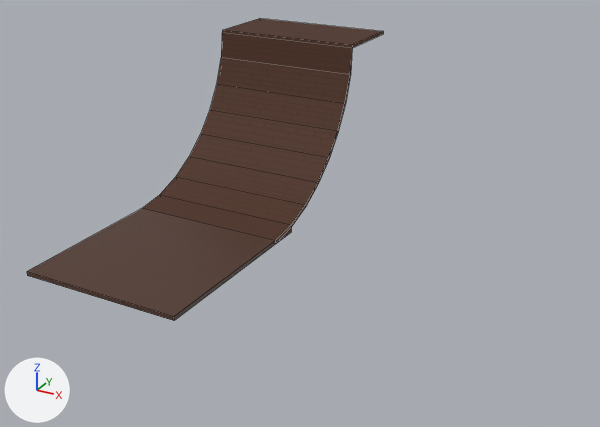
Two versions of the Blender file Assets/World/_Sandbox/Skatepark/Raw/prop_skateset.blend, one commit apart.
Camera for both pictures: a 50 mm lens placed at (22.3, -30.8, 17.3), pointed at (4.6, 1.3, 1.2). The axes (+X, +Y, +Z) are drawn at lower left. The lights are the same throughout. Mesh edges are drawn as thin lines.

In view in the first picture: 'Skate_Floor_8', 'Skate_QuarterPipe', 'Skate_QuarterPipe_Platform'.
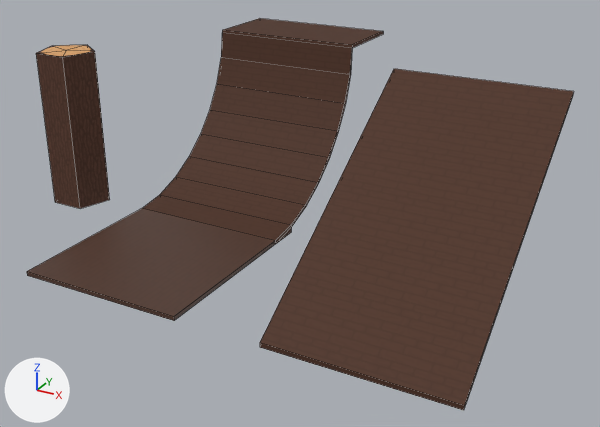
Edits to the bpy script that builds the scene:
```text
Add img_tx_log_cross_200_png:
    img_tx_log_cross_200_png = load_image('tx_log_cross_200.png', '../../../Level0/Materials/Textures/tx_log_cross_200.png', 64, 64, 'sRGB')
Add img_tx_bark_200_png:
    img_tx_bark_200_png = load_image('tx_bark_200.png', '../../../Level0/Materials/Textures/tx_bark_200.png', 64, 64, 'sRGB')
Add mat_log_cross:
    mat_log_cross = bpy.data.materials.new('Log_Cross')
    # colours: white #ffffff
    # uses the picture img_tx_log_cross_200_png
Add mat_bark:
    mat_bark = bpy.data.materials.new('Bark')
    # colours: white #ffffff
    # uses the picture img_tx_bark_200_png
Add me_level2_003:
    me_level2_003.from_pydata(...)  # 11 vertices, 10 faces; spans x -1.43..1.43, y -1.21..1.5, z 0.0..8.0
    # faces by material slot: [5, 5]
    me_level2_003.materials.append(mat_bark)
    me_level2_003.materials.append(mat_log_cross)
Add me_plane_002:
    me_plane_002.from_pydata(...)  # 8 vertices, 6 faces; spans x -4.0..4.0, y -4.0..8.0, z 0.0..8.1
    me_plane_002.materials.append(mat_uv_planks)
Add ob_skate_pillar:
    ob_skate_pillar = bpy.data.objects.new('Skate_Pillar', me_level2_003)
    ob_skate_pillar.location = (-8.0, 0.0, 0.0)
Add ob_skate_incline:
    ob_skate_incline = bpy.data.objects.new('Skate_Incline', me_plane_002)
    ob_skate_incline.location = (12.0, -4.0, 0.0)
```

Changed parts and their boxes (x1, y1, x2, y2) in the pictures (600 x 427 px):
'Skate_Incline', added: after (260, 69, 574, 410)
'Skate_Pillar', added: after (36, 45, 110, 209)
    faces in mat_bark: (36, 52, 110, 209)
    faces in mat_log_cross: (37, 45, 95, 57)
